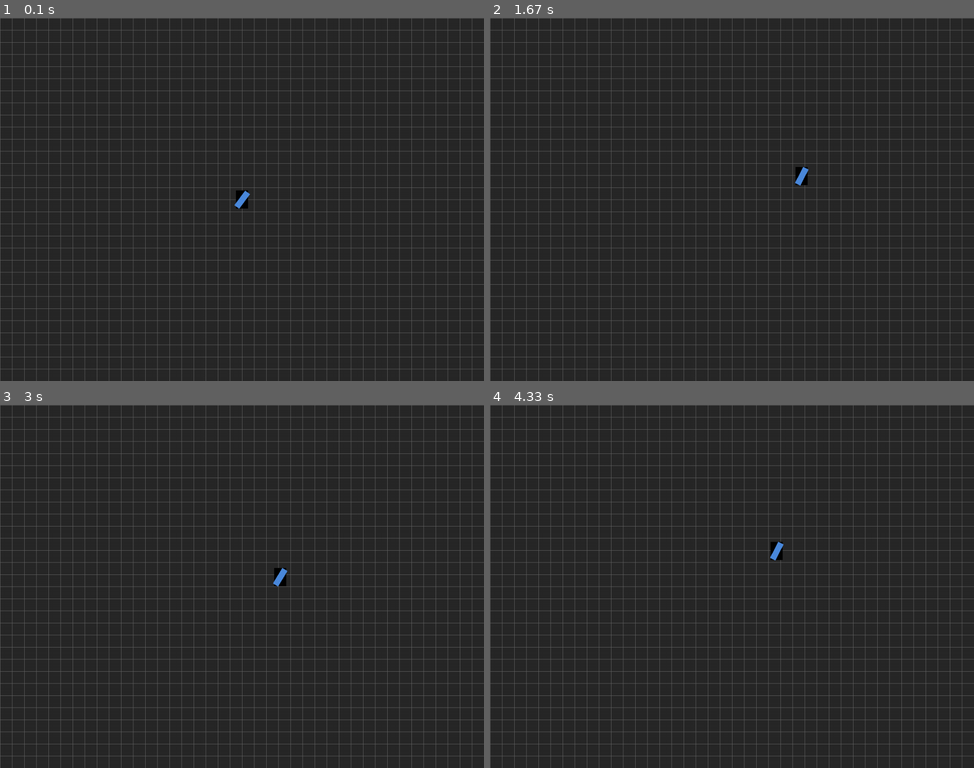
Above: before the commit, frames 1-4 (two rows, left to right).
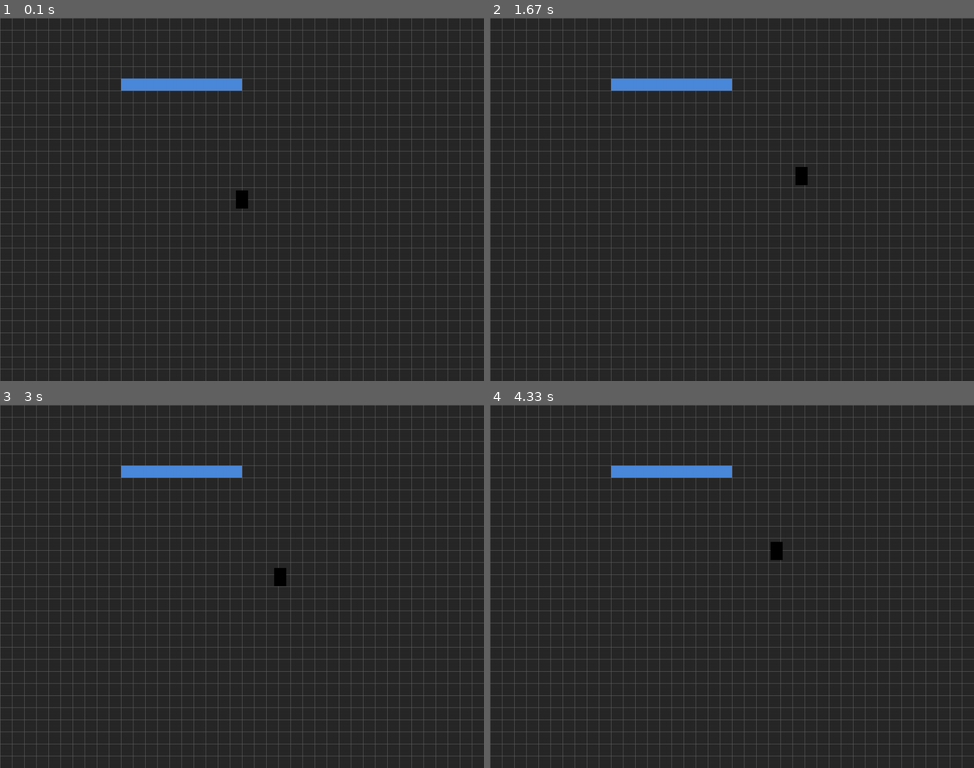
Above: after the commit, the same moments.

Repository: kangshwan/coop_pygame
Game: pygame game, started from main.py
The game is run twice, just before and just after one commit, with the same random seed, the same clock (stepped at 60 frames per second) and the same inputs.
Inputs:
- Up to frame 1 (0.1 s): no input
- Up to frame 2 (1.67 s): hold D 0.33-0.8 s; hold W 0.83-1.13 s; hold D 1.17-1.63 s
- Up to frame 3 (3 s): hold A 1.67-2.2 s; hold S 2.23-2.53 s; hold A 2.57-2.97 s
- Up to frame 4 (4.33 s): hold W 3-3.37 s; hold D 3.4-4.03 s; hold S from 4.07 s (still down)

The runs differ from the first frame. In frame 1, 0.9% of the frame differs, in the area x 25-52%, y 16-53%; in frame 2, 0.9%; in frame 3, 0.9%; in frame 4, 0.9%.

Commit message:
spirte에서 bullet&wall추가, player collision추가

Diff:
--- a/main.py
+++ b/main.py
@@ -53,8 +53,9 @@
         self.obstarcle = pg.sprite.Group()
         self.walls = pg.sprite.Group()#just for test
         self.player = Player(self)
-        self.leg = Leg(self)
-
+        #self.leg = Leg(self)
+        for x in range(10,20):
+            Wall(self,x,5)
 
         #self.player make Player Object
         self.start_tick = pg.time.get_ticks()
@@ -100,6 +101,7 @@
                 self.start = False
             if event.type == pg.MOUSEBUTTONDOWN:
                 pass
+
     def draw_grid(self):
         for x in range(0, WIDTH, TILESIZE):
             pg.draw.line(self.screen, LIGHTGREY, (x,0), (x, HEIGHT))
--- a/setting.py
+++ b/setting.py
@@ -22,6 +22,11 @@
 PLAYER_ACC = 0.45
 PLAYER_FRICTION = -0.05
 
+# gun properties
+BULLET_SPEED = 500
+BULLET_LIFETIME = 1000
+
+
 
 #image
 TEST = "test.png"
--- a/sprites.py
+++ b/sprites.py
@@ -16,7 +16,7 @@
         self.game = game
         self.walking = False
         self.current_frame = 0
-        self.lase_update = 0
+        self.last_update = 0
         self.size = (32,48)
         self.load_images()
         #self.image = self.standing_frames[0]
@@ -32,11 +32,7 @@
         self.image = pg.Surface(self.size, pg.SRCALPHA)
         self.image.fill(BLACK)
         pass
-
-    def update(self):
-
-        self.animate()
-        self.acc = vec(0,0)
+    def get_keys(self):
         keys = pg.key.get_pressed()
         if keys[pg.K_a]:
             self.acc.x = -PLAYER_ACC
@@ -47,6 +43,10 @@
         if keys[pg.K_s]:
             self.acc.y = PLAYER_ACC
 
+    def update(self):
+        self.acc = vec(0,0)
+        self.get_keys()
+        self.animate()
         # apply friction
         self.acc += self.vel*PLAYER_FRICTION
         #equations of motion
@@ -58,6 +58,9 @@
             self.vel *= 3/math.sqrt(self.vel.x**2+self.vel.y**2)
         self.pos += self.vel
         self.rect.center = self.pos
+        if pg.sprite.spritecollideany(self, self.game.walls):
+            self.pos -= self.vel
+            self.rect.center = self.pos
 
     def animate(self):
         pass
@@ -93,3 +96,25 @@
         #print('arm pos', self.pos)
 
         pass
+class bullet(pg.sprite.Sprite):
+    def __init__(self, game, pos, dir):
+        self.groups = game.all_sprites
+        pg.sprite.Sprite.__init__(self, self.groups)
+        self.load_images()
+        self.image = self
+
+    def load_images(self):
+        self.image = pg.Surface(self.size, pg.SRCALPHA)
+        self.image.fill(BLACK)
+        pass
+class Wall(pg.sprite.Sprite):
+    def __init__(self, game, x, y):
+        self.groups = game.all_sprites, game.walls
+        pg.sprite.Sprite.__init__(self, self.groups)
+        self.game = game
+        self.image = pg.Surface((TILESIZE,TILESIZE))
+        self.image.fill(LIGHTBLUE)
+        self.rect = self.image.get_rect()
+        self.pos = vec(x,y)
+        self.rect.x = self.pos.x*TILESIZE
+        self.rect.y = self.pos.y*TILESIZE
Not shown, changed: .gitignore
Not shown, added: bash.exe.stackdump
